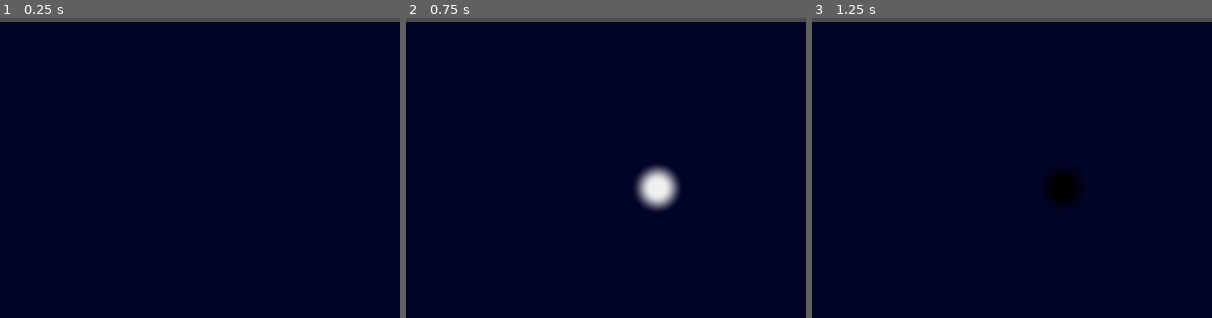
Above: before the commit, frames 1-3 (left to right).
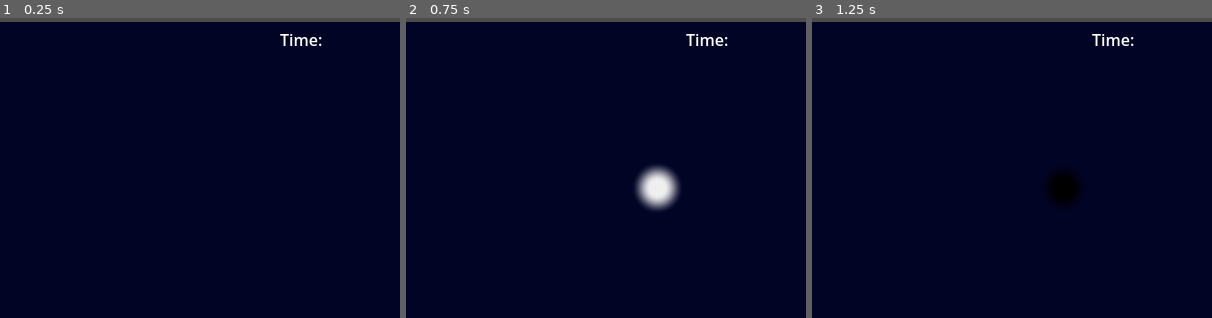
Above: after the commit, the same moments.

Repository: beki-github/speed-click
Game: Godot game, scene res://scenes/game.tscn
Two runs of this game, one before a commit and one after it. Both use one fixed random seed, a clock stepped at 60 frames per second and the inputs below.
Inputs (mouse positions are % of the whole screen's width and height, from its top left):
- Up to frame 1 (0.25 s): no input
- Up to frame 2 (0.75 s): move the mouse to (94, 91) at 0.52 s
- Up to frame 3 (1.25 s): no input
The pictures show only the part of the screen within x 50-100%, y 0-50%; the shares and areas given below are measured in that part.

The runs differ from the first frame. In frame 1, 0.2% of the frame differs, in the area x 70-81%, y 5-10%; in frame 2, 0.2%; in frame 3, 0.2%.

Commit message:
added a game over box but before i pulled, so hope it works

Diff:
--- /dev/null
+++ b/scenes/GameOver.tscn
@@ -0,0 +1,84 @@
+[gd_scene format=3 uid="uid://b2bcbant3vqvd"]
+
+[ext_resource type="Script" uid="uid://b8bvqax8fntur" path="res://scripts/game_over.gd" id="1_6bcno"]
+
+[sub_resource type="StyleBoxFlat" id="StyleBoxFlat_ihdkw"]
+bg_color = Color(0.6318046, 0.004249175, 0.99452204, 1)
+corner_radius_top_left = 10
+corner_radius_top_right = 10
+corner_radius_bottom_right = 10
+corner_radius_bottom_left = 10
+
+[node name="GameOver" type="Node2D" unique_id=943168743]
+script = ExtResource("1_6bcno")
+
+[node name="Control" type="Control" parent="." unique_id=216822597]
+layout_mode = 3
+anchors_preset = 0
+offset_left = -249.0
+offset_top = -175.0
+offset_right = 268.0
+offset_bottom = 157.0
+metadata/_edit_use_anchors_ = true
+
+[node name="Panel" type="Panel" parent="Control" unique_id=1677080899]
+layout_mode = 0
+offset_left = -6.0
+offset_right = 513.0
+offset_bottom = 332.0
+theme_override_styles/panel = SubResource("StyleBoxFlat_ihdkw")
+metadata/_edit_use_anchors_ = true
+
+[node name="Game Over text" type="Label" parent="Control/Panel" unique_id=570241635]
+layout_mode = 0
+offset_left = 143.0
+offset_top = 35.0
+offset_right = 376.0
+offset_bottom = 94.0
+theme_override_colors/font_color = Color(1, 1, 1, 1)
+theme_override_colors/font_shadow_color = Color(0, 0, 0, 0)
+theme_override_colors/font_outline_color = Color(0, 0, 0, 1)
+text = "GAME OVER"
+horizontal_alignment = 1
+vertical_alignment = 1
+metadata/_edit_use_anchors_ = true
+
+[node name="scoresLabel" type="Label" parent="Control/Panel" unique_id=434209419]
+layout_mode = 0
+offset_left = 104.0
+offset_top = 101.0
+offset_right = 390.0
+offset_bottom = 165.0
+text = "Score: "
+horizontal_alignment = 1
+metadata/_edit_use_anchors_ = true
+
+[node name="LatestScore" type="Label" parent="Control/Panel" unique_id=1381674307]
+layout_mode = 0
+offset_left = 270.0
+offset_top = 100.0
+offset_right = 313.0
+offset_bottom = 123.0
+metadata/_edit_use_anchors_ = true
+
+[node name="RetryBtn" type="Button" parent="Control/Panel" unique_id=56388492]
+layout_mode = 0
+offset_left = 190.0
+offset_top = 175.0
+offset_right = 240.0
+offset_bottom = 206.0
+text = "Retry"
+metadata/_edit_use_anchors_ = true
+
+[node name="ExitBtn" type="Button" parent="Control/Panel" unique_id=1375603302]
+layout_mode = 0
+offset_left = 278.0
+offset_top = 175.0
+offset_right = 328.0
+offset_bottom = 206.0
+theme_override_colors/icon_hover_color = Color(0.9777946, 0, 0.18490115, 1)
+text = "Exit"
+metadata/_edit_use_anchors_ = true
+
+[connection signal="pressed" from="Control/Panel/RetryBtn" to="." method="_on_retry_btn_pressed"]
+[connection signal="pressed" from="Control/Panel/ExitBtn" to="." method="_on_exit_btn_pressed"]
--- a/scenes/game.tscn
+++ b/scenes/game.tscn
@@ -16,6 +16,7 @@
 offset_top = -292.0
 offset_right = 395.0
 offset_bottom = 307.0
+metadata/_edit_use_anchors_ = true
 
 [node name="Camera2D" type="Camera2D" parent="." unique_id=1537942329]
 position = Vector2(-6, 4)
@@ -26,9 +27,31 @@
 offset_right = -328.0
 offset_bottom = -267.0
 text = "Score: "
+metadata/_edit_use_anchors_ = true
 
 [node name="Score" type="Label" parent="Camera2D" unique_id=1559126929]
 offset_left = -330.0
 offset_top = -288.0
 offset_right = -290.0
 offset_bottom = -265.0
+metadata/_edit_use_anchors_ = true
+
+[node name="Timer text" type="Label" parent="Camera2D" unique_id=2099266875]
+offset_left = 280.0
+offset_top = -290.0
+offset_right = 333.0
+offset_bottom = -267.0
+text = "Time:"
+
+[node name="timer" type="Label" parent="Camera2D" unique_id=1945492403]
+offset_left = 325.0
+offset_top = -290.0
+offset_right = 365.0
+offset_bottom = -267.0
+
+[node name="Timer" type="Timer" parent="Camera2D" unique_id=2118663936]
+wait_time = 10.0
+one_shot = true
+autostart = true
+
+[connection signal="timeout" from="Camera2D/Timer" to="." method="_on_timer_timeout"]
--- a/scripts/game.gd
+++ b/scripts/game.gd
@@ -1,24 +1,55 @@
 extends Node2D
 
 var circle_node = preload("res://scenes/circle.tscn")
+
+var game_over = preload("res://scenes/GameOver.tscn")
 
 var rng=RandomNumberGenerator.new()
 
 var score = 0
 
+var startTime = 20
+
+var game_running = true
+
 func _ready() -> void:
 	spawn_circle()
 
+func Game_over_box():
+	var game_over_tab = game_over.instantiate()
+	game_over_tab.get_node("Control/Panel/LatestScore").text = str(score)
+	game_over_tab.retry_pressed.connect(_on_retry_pressed)
+	add_child(game_over_tab)
+
+func _on_retry_pressed():
+	game_running = true
+	score = 0
+	$Camera2D/Timer.start()
+	get_node("/root/Game/Camera2D/Score").text = "0"
+	for child in get_children():
+		if child is Area2D:
+			child.queue_free()
+	spawn_circle()
+
 func spawn_circle():
+	if !game_running:
+		return
 	var new_circle = circle_node.instantiate()
 	new_circle.cleared.connect(_on_circle_cleared)
 	new_circle.position=Vector2i(rng.randi_range(-370,370),rng.randi_range(-270,270))
 	add_child(new_circle)
 
 func _on_circle_cleared():
+	if !game_running:
+		return
 	score += 1
-	get_node("Camera2D/Score").text = str(score)
+	get_node("/root/Game/Camera2D/Score").text = str(score)
 	spawn_circle()
 
 func _process(_delta: float) -> void:
 	pass
+
+
+func _on_timer_timeout() -> void:
+	game_running = false
+	Game_over_box()
--- /dev/null
+++ b/scripts/game_over.gd
@@ -0,0 +1,21 @@
+extends Node2D
+
+signal retry_pressed
+
+# Called when the node enters the scene tree for the first time.
+func _ready() -> void:
+	pass # Replace with function body.
+
+
+
+# Called every frame. 'delta' is the elapsed time since the previous frame.
+func _process(delta: float) -> void:
+	pass
+
+
+func _on_retry_btn_pressed() -> void:
+	retry_pressed.emit()
+	queue_free()
+
+func _on_exit_btn_pressed() -> void:
+	get_tree().quit()
Not shown, added: scripts/game_over.gd.uid
